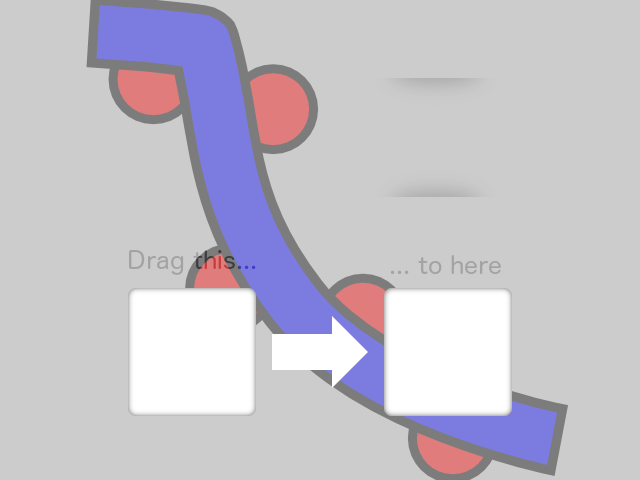
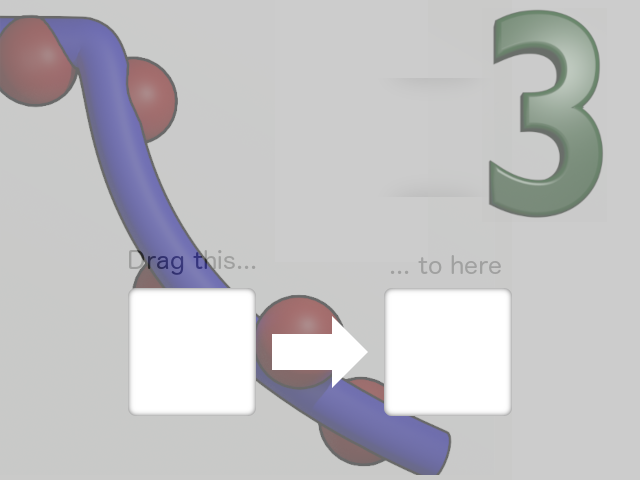
Two versions of the same layered image (640 × 480). Layer-by-layer changes:
hid "genx_plot.png" over (x1=86, y1=0, x2=569, y2=480)
added layer "Background copy" (51%) above "Pasted Layer" over (x1=0, y1=0, x2=607, y2=480)
added layer "Pasted Layer" above "genx.png" over (x1=482, y1=8, x2=607, y2=222)
added layer "genx.png" above "Background GenX" over (x1=0, y1=0, x2=512, y2=480)
